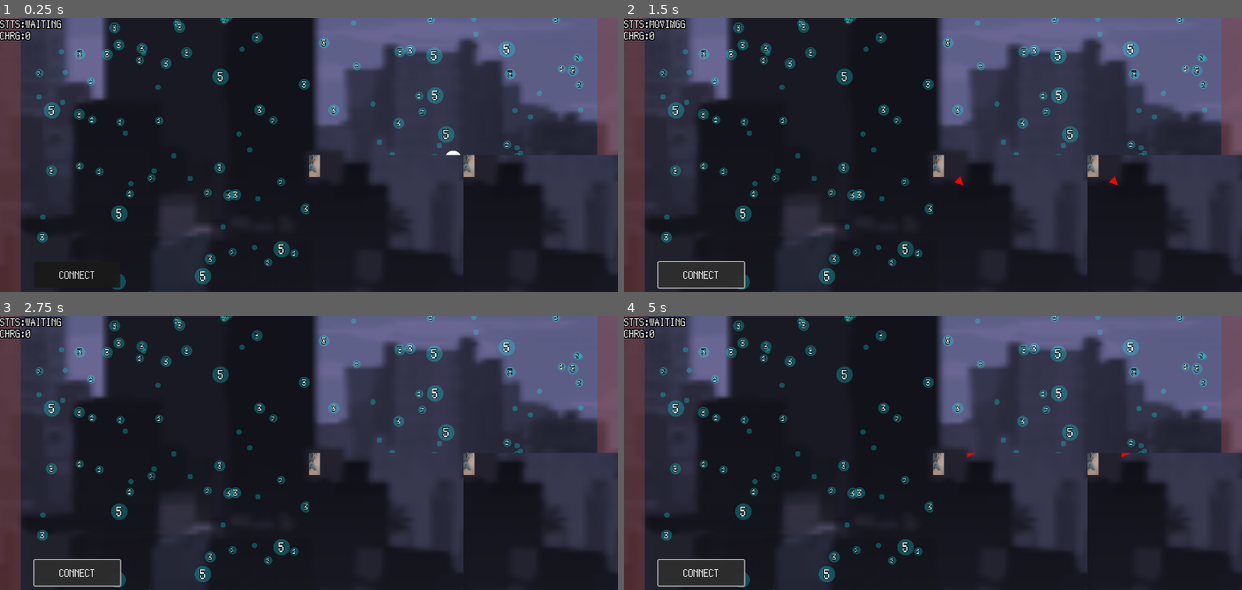
Above: before the commit, frames 1-4 (two rows, left to right).
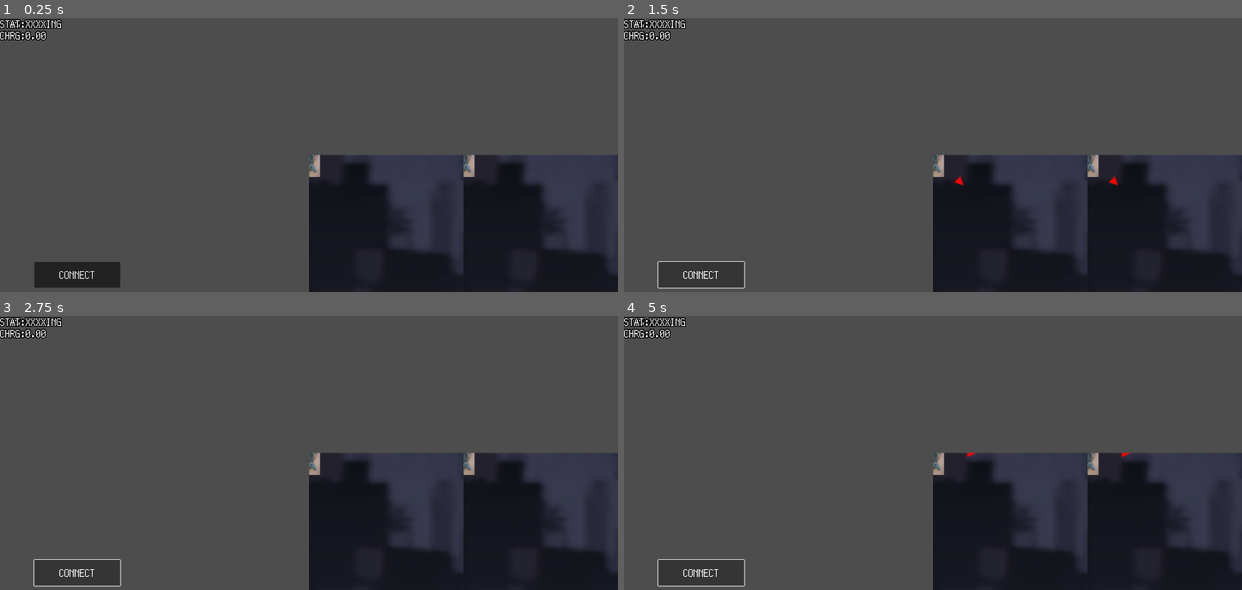
Above: after the commit, the same moments.

Repository: kamikoloss/sharking
Game: Godot game, scene res://scenes/debug.tscn
Same seed, same stepped clock (60 frames per second), same inputs: the game is played once before the commit and once after it. This scene is started directly instead of the project's main scene.
Inputs:
- Up to frame 1 (0.25 s): no input
- Up to frame 2 (1.5 s): click "CONNECT" at 1.25 s
- Up to frame 3 (2.75 s): no input
- Up to frame 4 (5 s): no input

The runs differ from the first frame. In frame 1, 68% of the frame differs, in the area x 0-100%, y 0-100%; in frame 2, 68%; in frame 3, 68%; in frame 4, 68%.
Error after the commit: Invalid assignment of property or key 'position' with value of type 'Vector2i' on a base object of type 'CanvasLayer'. (res://scripts/debug.gd:19)

Commit message:
wip

Diff:
--- a/scenes/debug.tscn
+++ b/scenes/debug.tscn
@@ -4,44 +4,30 @@
 [ext_resource type="PackedScene" uid="uid://pliuagklgv5t" path="res://scenes/client.tscn" id="1_ht17x"]
 [ext_resource type="PackedScene" uid="uid://bl37ggxcyjtxt" path="res://scenes/server.tscn" id="2_rbdto"]
 
-[node name="Debug" type="Node2D"]
+[node name="Debug" type="Node2D" node_paths=PackedStringArray("_client_1", "_client_2")]
 script = ExtResource("1_2aysk")
+_server_scene = ExtResource("2_rbdto")
+_client_scene = ExtResource("1_ht17x")
+_client_1 = NodePath("MarginContainer/Client")
+_client_2 = NodePath("MarginContainer2/Client")
 
-[node name="Server" parent="." instance=ExtResource("2_rbdto")]
+[node name="MarginContainer" type="MarginContainer" parent="."]
+clip_contents = true
+offset_right = 360.0
+offset_bottom = 640.0
 
-[node name="HBoxContainer" type="HBoxContainer" parent="."]
-custom_minimum_size = Vector2(1440, 640)
-offset_right = 40.0
-offset_bottom = 40.0
-theme_override_constants/separation = 0
+[node name="Client" parent="MarginContainer" instance=ExtResource("1_ht17x")]
 
-[node name="MarginContainer" type="MarginContainer" parent="HBoxContainer"]
+[node name="MarginContainer2" type="MarginContainer" parent="."]
 clip_contents = true
-layout_mode = 2
-size_flags_horizontal = 3
+offset_left = 360.0
+offset_right = 720.0
+offset_bottom = 640.0
 
-[node name="Client" parent="HBoxContainer/MarginContainer" instance=ExtResource("1_ht17x")]
-
-[node name="MarginContainer2" type="MarginContainer" parent="HBoxContainer"]
-clip_contents = true
-layout_mode = 2
-size_flags_horizontal = 3
-
-[node name="Client" parent="HBoxContainer/MarginContainer2" node_paths=PackedStringArray("_ws_client") instance=ExtResource("1_ht17x")]
+[node name="Client" parent="MarginContainer2" node_paths=PackedStringArray("_level", "_hero", "_ws_client", "_button_center", "_debug_label_state", "_debug_label_charge") instance=ExtResource("1_ht17x")]
+_level = NodePath("../../MarginContainer/Client/Level")
+_hero = NodePath("../../MarginContainer/Client/Hero")
 _ws_client = NodePath("../../MarginContainer/Client/WebSocketClient")
-
-[node name="MarginContainer3" type="MarginContainer" parent="HBoxContainer"]
-clip_contents = true
-layout_mode = 2
-size_flags_horizontal = 3
-
-[node name="Client" parent="HBoxContainer/MarginContainer3" node_paths=PackedStringArray("_ws_client") instance=ExtResource("1_ht17x")]
-_ws_client = NodePath("../../MarginContainer/Client/WebSocketClient")
-
-[node name="MarginContainer4" type="MarginContainer" parent="HBoxContainer"]
-clip_contents = true
-layout_mode = 2
-size_flags_horizontal = 3
-
-[node name="Client" parent="HBoxContainer/MarginContainer4" node_paths=PackedStringArray("_ws_client") instance=ExtResource("1_ht17x")]
-_ws_client = NodePath("../../MarginContainer/Client/WebSocketClient")
+_button_center = NodePath("../../MarginContainer/Client/CanvasLayer/Control/ButtonCenter")
+_debug_label_state = NodePath("../../MarginContainer/Client/CanvasLayer/Control/Debug/LabelState")
+_debug_label_charge = NodePath("../../MarginContainer/Client/CanvasLayer/Control/Debug/LabelCharge")
--- a/scripts/debug.gd
+++ b/scripts/debug.gd
@@ -1,7 +1,20 @@
 extends Node2D
 
 
+@export var _server_scene: PackedScene
+@export var _client_scene: PackedScene
+
+@export var _client_1: Node2D
+@export var _client_2: Node2D
+@export var _client_3: Node2D
+@export var _client_4: Node2D
+
+
 func _ready():
+	# Windows サイズを変更する
 	var debug_window_size = Vector2i(1440, 640)
 	get_viewport().size = debug_window_size
 	get_tree().root.content_scale_size = debug_window_size
+
+	_client_1.get_node("CanvasLayer").position = Vector2i(0, 0)
+	_client_2.get_node("CanvasLayer").position = Vector2i(360, 0)
